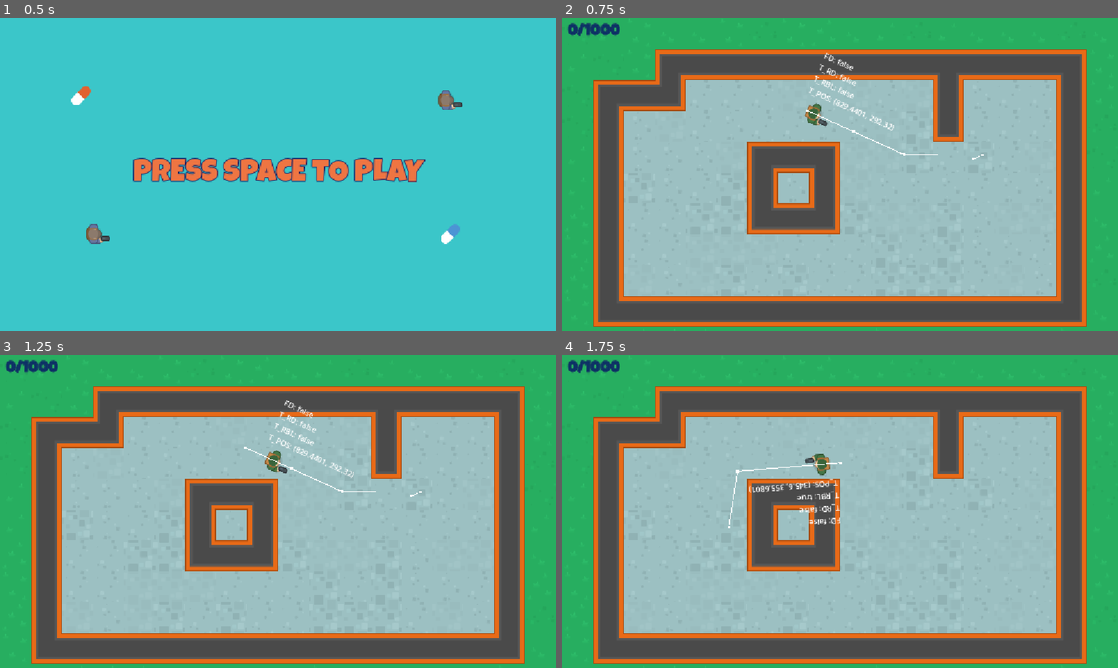
Above: before the commit, frames 1-4 (two rows, left to right).
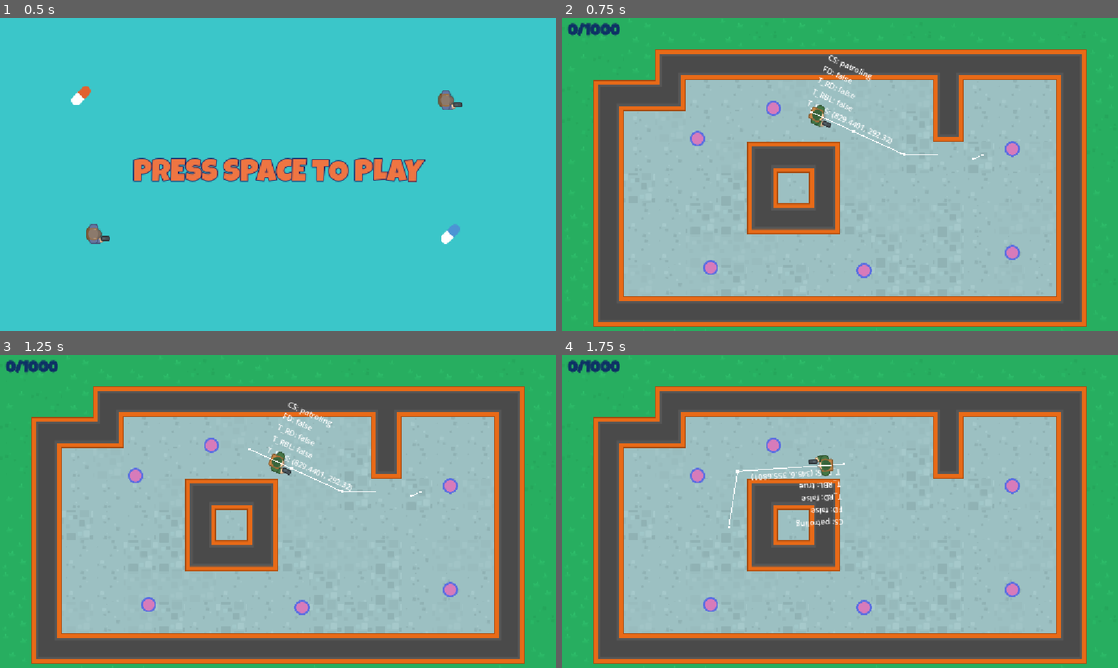
Above: after the commit, the same moments.

Repository: Mathorga/godot_training
Game: Godot game, scene res://scenes/main/main.tscn
The game is run twice, just before and just after one commit, with the same random seed, the same clock (stepped at 60 frames per second) and the same inputs.
Inputs (mouse positions are in pixels of both pictures, inside the frame that each line leads up to):
- Up to frame 1 (0.5 s): no input
- Up to frame 2 (0.75 s): tap Space at 0.5 s; move the mouse to (962, 158) at 0.52 s; click (962, 158) at 0.6 s
- Up to frame 3 (1.25 s): tap Enter (ui_accept) at 0.77 s
- Up to frame 4 (1.75 s): move the mouse to (728, 527) at 1.27 s; click (728, 527) at 1.35 s; tap Enter (ui_accept) at 1.52 s

Frame 1 is identical in both runs. In frame 2, 1.4% of the frame differs, in the area x 23-83%, y 11-84%; in frame 3, 1.4%; in frame 4, 1.6%, in the area x 23-83%, y 26-84%.

Commit message:
Started npc states for do not mind me

Diff:
--- a/do-not-mind-me/scenes/level/level.tscn
+++ b/do-not-mind-me/scenes/level/level.tscn
@@ -3,6 +3,7 @@
 [ext_resource type="PackedScene" uid="uid://cc5cwdles1sw4" path="res://scenes/game_ui/game_ui.tscn" id="1_h3e3j"]
 [ext_resource type="TileSet" uid="uid://b2bx07437xptc" path="res://resources/level_tiles.tres" id="2_nbgty"]
 [ext_resource type="PackedScene" uid="uid://ctt2xms8fju1e" path="res://scenes/npc/npc.tscn" id="3_i166f"]
+[ext_resource type="PackedScene" uid="uid://07t5i8ipwntu" path="res://scenes/waypoint/waypoint.tscn" id="4_qkmgm"]
 
 [sub_resource type="NavigationPolygon" id="NavigationPolygon_nbgty"]
 vertices = PackedVector2Array(591, 463.89844, 743.9531, 558.0625, 143.04688, 561.9297, 365.04688, 466.10156, 742.03906, 151.84375, 591, 243.10156, 269, 144.15625, 363.95313, 240.89844, 269, 207.92188, 144.9375, 208.92188)
@@ -49,6 +50,7 @@
 
 [node name="NPC" parent="." unique_id=1394987986 instance=ExtResource("3_i166f")]
 position = Vector2(509, 192)
+patrol_points = NodePath("../PatrolPoints")
 
 [node name="NavigationLink2D" type="NavigationLink2D" parent="." unique_id=1827379126]
 start_position = Vector2(871, 284)
@@ -57,3 +59,23 @@
 [node name="NavigationLink2D2" type="NavigationLink2D" parent="." unique_id=280360291]
 start_position = Vector2(886, 481)
 end_position = Vector2(707, 479)
+
+[node name="PatrolPoints" type="Node2D" parent="." unique_id=797337345]
+
+[node name="Waypoint" parent="PatrolPoints" unique_id=784397513 instance=ExtResource("4_qkmgm")]
+position = Vector2(933, 271)
+
+[node name="Waypoint6" parent="PatrolPoints" unique_id=780019660 instance=ExtResource("4_qkmgm")]
+position = Vector2(933, 486)
+
+[node name="Waypoint2" parent="PatrolPoints" unique_id=1341826906 instance=ExtResource("4_qkmgm")]
+position = Vector2(626, 523)
+
+[node name="Waypoint3" parent="PatrolPoints" unique_id=1828705762 instance=ExtResource("4_qkmgm")]
+position = Vector2(308, 517)
+
+[node name="Waypoint4" parent="PatrolPoints" unique_id=10371551 instance=ExtResource("4_qkmgm")]
+position = Vector2(281, 250)
+
+[node name="Waypoint5" parent="PatrolPoints" unique_id=1886637039 instance=ExtResource("4_qkmgm")]
+position = Vector2(438, 187)
--- a/do-not-mind-me/scenes/npc/npc.gd
+++ b/do-not-mind-me/scenes/npc/npc.gd
@@ -1,24 +1,74 @@
 extends CharacterBody2D
 class_name NPC
 
+enum EnemyState {
+	patroling,
+	chasing,
+	searching
+}
+
 const SPEED: float = 100.0
+
+@export var patrol_points: NodePath
 
 @onready var debug_label: Label = $DebugLabel
 @onready var nav_agent: NavigationAgent2D = $NavAgent
+
+var _current_state: EnemyState = EnemyState.patroling
+var _waypoints: Array[Vector2] = []
+var _current_target: int = 0
 
 func _unhandled_input(_event: InputEvent) -> void:
 	if Input.is_action_just_pressed("set_target"):
 		nav_agent.target_position = get_global_mouse_position()
 
 func _ready() -> void:
+	print(nav_agent.is_navigation_finished())
+	_read_waypoints()
+
+func _physics_process(_delta: float) -> void:
+	_update_movement()
+	_navigate()
+	_set_label()
+
+func _update_movement() -> void:
+	match _current_state:
+		EnemyState.patroling:
+			_process_patroling()
+		EnemyState.chasing:
+			_process_chasing()
+		EnemyState.searching:
+			_process_searching()
+
+func _process_patroling() -> void:
+	if nav_agent.is_navigation_finished():
+		_start_patrol()
+
+func _process_chasing() -> void:
 	pass
 
-func _physics_process(_delta: float) -> void:
-	_set_label()
-	_navigate()
+func _process_searching() -> void:
+	pass
+
+func _start_patrol() -> void:
+	if _waypoints.is_empty(): return
+	nav_agent.target_position = _waypoints[_current_target]
+	_current_target += 1
+	_current_target %= _waypoints.size()
+
+func _read_waypoints() -> void:
+	var patrol_points_node: Node = get_node(patrol_points)
+	if patrol_points_node == null:
+		return
+
+	for child in patrol_points_node.get_children():
+		# Just break if the current child is not a node2d.
+		if not child is Node2D: break
+		_waypoints.append(child.global_position)
 
 func _navigate() -> void:
-	if nav_agent.is_navigation_finished(): return
+	if nav_agent.is_navigation_finished():
+		return
 
 	var next_pos: Vector2 = nav_agent.get_next_path_position()
 	rotation = global_position.direction_to(next_pos).angle()
@@ -27,6 +77,7 @@
 
 func _set_label() -> void:
 	var label_content: String = ""
+	label_content += "CS: %s\n" % EnemyState.keys()[_current_state]
 	label_content += "FD: %s\n" % nav_agent.is_navigation_finished()
 	label_content += "T_RD: %s\n" % nav_agent.is_target_reached()
 	label_content += "T_RBL: %s\n" % nav_agent.is_target_reachable()
--- /dev/null
+++ b/do-not-mind-me/scenes/waypoint/waypoint.tscn
@@ -0,0 +1,8 @@
+[gd_scene format=3 uid="uid://07t5i8ipwntu"]
+
+[ext_resource type="Texture2D" uid="uid://o7whynrnksbf" path="res://assets/images/waypoint.png" id="1_xfj44"]
+
+[node name="Waypoint" type="Marker2D" unique_id=784397513]
+
+[node name="Sprite2D" type="Sprite2D" parent="." unique_id=1688556748]
+texture = ExtResource("1_xfj44")
